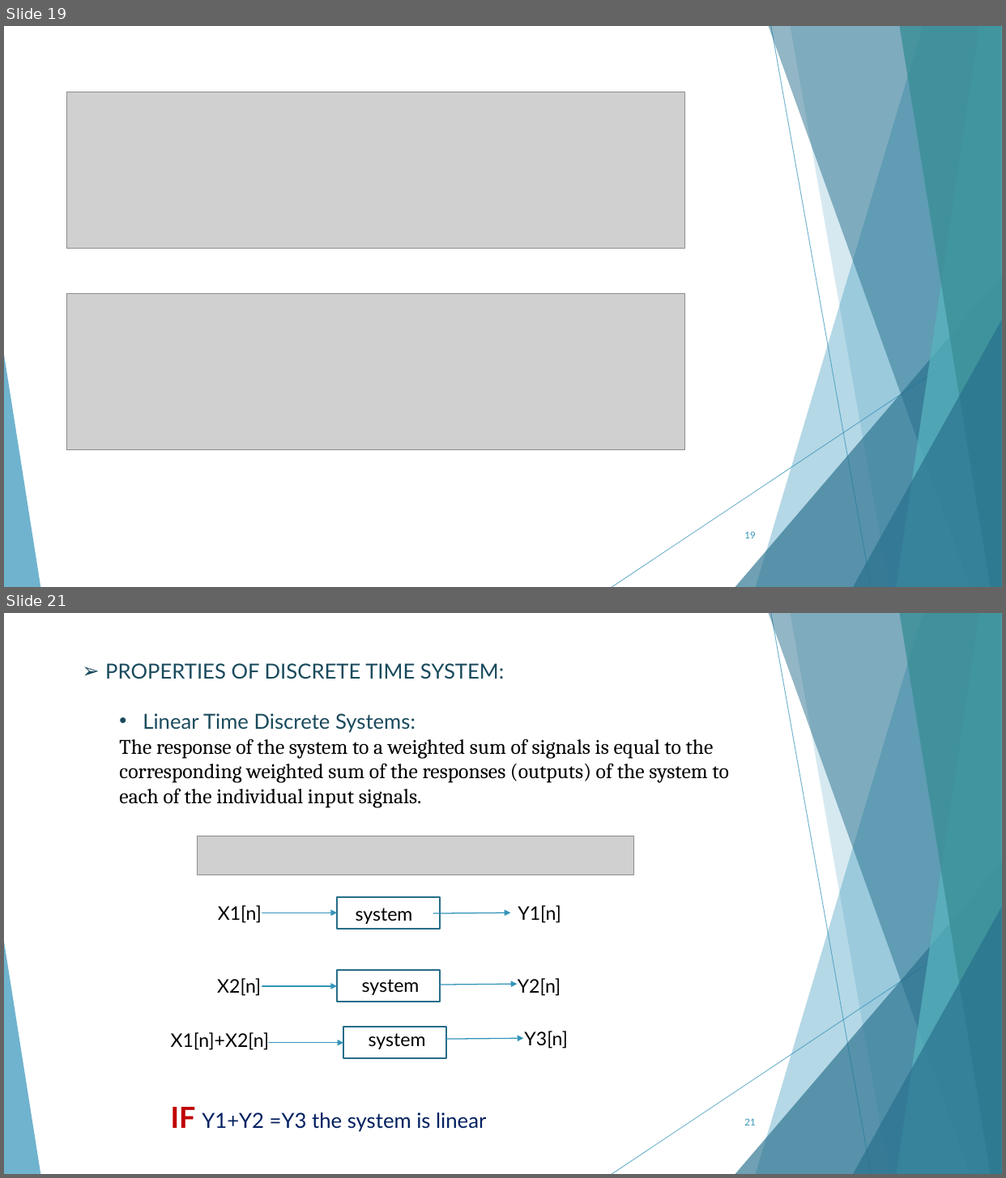
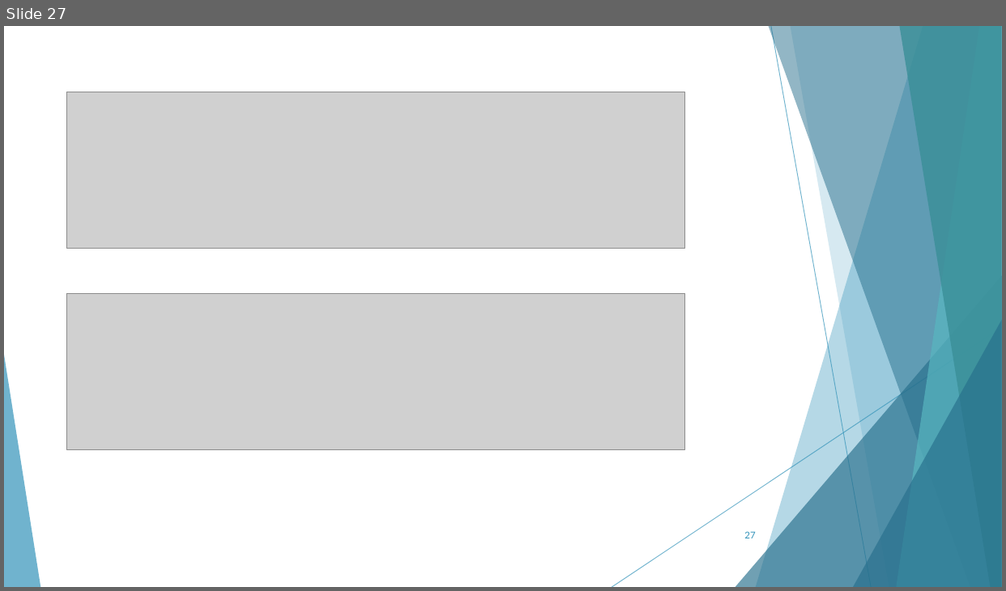
Before and after one commit to AhMjOU/DSP2, a slide deck: lec2.pptx. Shown one above the other, each under a label of ours: slides 19 and 21 before the commit, slide 27 after it; the slides between them are not shown. The pictures are 1006x1178 and 1006x591 pixels, drawn with LibreOffice and Linux fonts; fonts in the diff are those of the drawing; grey boxes stand for pictures. Boxes give left, top, right and bottom in pixels: in the first picture for what was removed or moved away, otherwise in the second. Text is boxed around its words. In the diff, an @@ line names an element or a change of style, - is before the commit and + after.

```diff
--- a/lec2.pptx
+++ b/lec2.pptx
@@ slide 21 removed at bbox=[4, 613, 1002, 1174], background #FFFFFF; not listed: 10 template elements that a slide beside it also shows @@
@@ text removed at bbox=[105, 663, 728, 808] @@
-➢ PROPERTIES OF DISCRETE TIME SYSTEM:
-  • Linear Time Discrete Systems:
-  The response of the system to a weighted sum of signals is equal to the corresponding weighted sum of the responses (outputs) of the system to each of the individual input signals.
@@ picture removed at bbox=[197, 836, 633, 875] @@
@@ rectangle removed at bbox=[337, 897, 441, 929] @@
@@ text removed at bbox=[218, 905, 262, 923] @@
-X1[n]
@@ arrow removed from (262, 914) to (337, 914) @@
@@ text removed at bbox=[356, 908, 413, 924] @@
-system
@@ arrow removed from (434, 914) to (511, 914) @@
@@ text removed at bbox=[518, 905, 561, 923] @@
-Y1[n]
@@ rectangle removed at bbox=[337, 971, 441, 1003] @@
@@ text removed at bbox=[217, 978, 261, 996] @@
-X2[n]
@@ arrow removed from (262, 986) to (337, 986) @@
@@ text removed at bbox=[362, 979, 420, 995] @@
-system
@@ arrow removed from (441, 985) to (518, 984) @@
@@ text removed at bbox=[518, 978, 561, 996] @@
-Y2[n]
@@ text removed at bbox=[171, 1033, 270, 1050] @@
-X1[n]+X2[n]
@@ arrow removed from (269, 1043) to (344, 1043) @@
@@ rectangle removed at bbox=[344, 1027, 447, 1059] @@
@@ text removed at bbox=[368, 1033, 426, 1050] @@
-system
@@ arrow removed from (446, 1039) to (523, 1038) @@
@@ text removed at bbox=[524, 1031, 568, 1049] @@
-Y3[n]
@@ text removed at bbox=[171, 1107, 486, 1132] @@
-IF Y1+Y2 =Y3 the system is linear
@@ page number removed at bbox=[744, 1118, 755, 1126] @@
-21
@@ what was slide 19 is now slide 27 @@
@@ page number at bbox=[744, 531, 755, 539]: text changed @@
-19
+27
```
Also in this commit, not shown: 4 slides changed, 8 slides added, 11 other slides removed, 8 other files.
